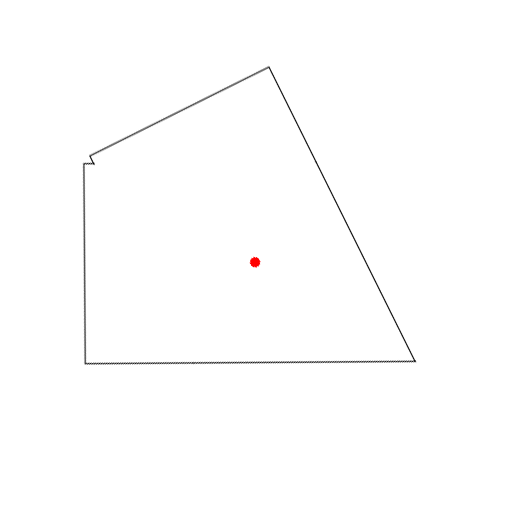
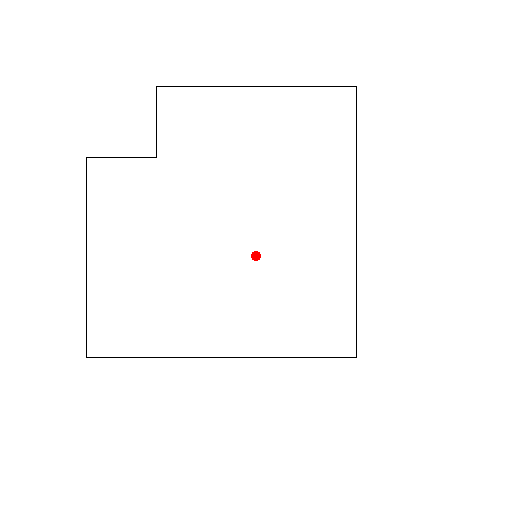
Layers edited between the first and the second 512×512 image:
hid "60Rect" (1st of 2) over [82, 65, 417, 366]
showed "90Rect" over [82, 65, 417, 366]
